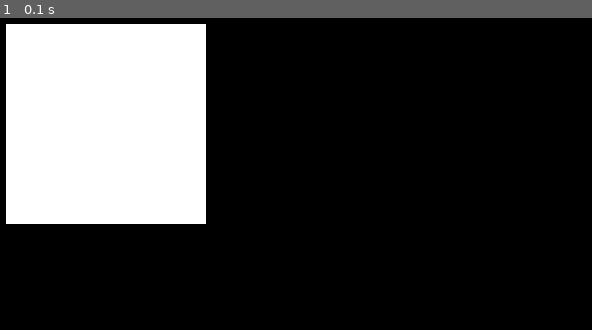
Above: before the commit, frame 1.
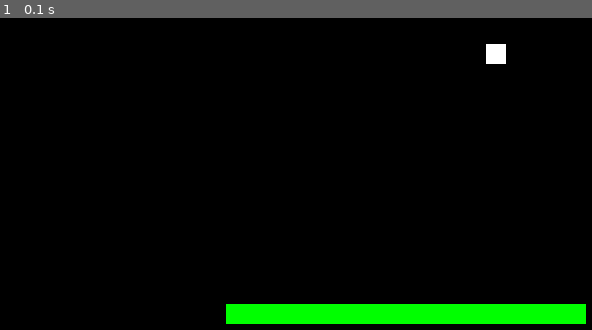
Above: after the commit, the same moment.

Repository: megat69/PygameEngine
Game: pygame game, started from src/PygameEngine/__init__.py
Two runs of this game, one before a commit and one after it. Both use one fixed random seed, a clock stepped at 60 frames per second and the inputs below.
Inputs:
- Up to frame 1 (0.1 s): no input

The runs differ from the first frame. In frame 1, 26% of the frame differs, in the area x 1-99%, y 1-99%.

Commit message:
Added tiles and tiles rendering (color only)

Diff:
--- a/src/PygameEngine/__init__.py
+++ b/src/PygameEngine/__init__.py
@@ -2,15 +2,19 @@
 from pygame.locals import *
 import sys
 
+from tiles import Tile
+
 
 class PygameEngine:
-	def __init__(self, dimensions:tuple=(500, 500), caption:str="", display_fps:bool=True):
+	def __init__(self, dimensions:tuple=(500, 500), caption:str="", display_fps:bool=True, tile_map:dict=None, tile_size:int=20):
 		# ------------- pygame/window ------------- #
 		self.clock = pygame.time.Clock()
 		self._caption = caption
 		pygame.display.set_caption(self._caption)
 		self.screen = pygame.display.set_mode(dimensions, 0, 32)
 		self.display_fps = display_fps
+		self.tile_map = tile_map if tile_map is not None else {}
+		self.tile_size = tile_size
 
 		# Init vars
 		self.clicking = False
@@ -36,6 +40,9 @@
 					if event.button == 1:
 						self.clicking = False
 
+			# ------------- Tiles rendering ---------------------------------------------------------------------------------- #
+			self.render_tiles()
+
 			# ------------- Client update ------------- #
 			update(self)
 
@@ -43,17 +50,47 @@
 			if self.display_fps is True:
 				pygame.display.set_caption(f"{self._caption}{' - ' if self._caption != '' else ''}FPS : {round(self.clock.get_fps(), 1)}")
 			pygame.display.update()
-			self.dt = self.clock.tick(60)
+			self.dt = self.clock.tick(60) / 1000
+
+	def render_tiles(self):
+		"""
+		Renders all the tile on the screen.
+		"""
+		# Fetches all tiles in the tilemap
+		for tile_pos, tile in self.tile_map.items():
+			# Skips the tile if it is not enabled.
+			if tile.enabled is False: continue
+
+			# Gets the tile position from the tilemap key
+			tile_pos = tile_pos.split(";")
+			x, y = int(tile_pos[0]), int(tile_pos[1])
+
+			# Draws the tile onto the screen
+			pygame.draw.rect(
+				self.screen,
+				tile.color,
+				pygame.Rect(x * self.tile_size, y * self.tile_size,self.tile_size, self.tile_size)
+			)
 
 
 if __name__ == '__main__':
-	app = PygameEngine((720, 480), "Hello World !")
+	app = PygameEngine((720, 480), "Hello World !", tile_size=20)
+
+	WHITE = (255, 255, 255)
+	RED = (255, 0, 0)
+	GREEN = (0, 255, 0)
+	BLUE = (0, 0, 255)
+
+	tilemap = {
+		"25;2": Tile(WHITE)
+	}
+	for i in range(12, 30):
+		tilemap[str(i)+";14"] = Tile(GREEN, False)
+		tilemap[str(i)+";15"] = Tile(GREEN)
+
+	app.tile_map = tilemap
 
 	def update(self):
-		if self.clicking:
-			pos = (100, 100)
-		else:
-			pos = (20, 20)
-		pygame.draw.rect(self.screen, (255, 255, 255), (*pos, 200, 200))
+		pass
 
 	app.run(update)
--- /dev/null
+++ b/src/PygameEngine/tiles.py
@@ -0,0 +1,12 @@
+"""
+Tile class, allows to render tiles on the screen.
+"""
+class Tile:
+	def __init__(self, color:tuple, enabled:bool=True):
+		"""
+		A tile on the tilemap.
+		:param color: Color of the tile, in (r, g, b) format.
+		:param enabled: Whether the tile should be displayed. True by default.
+		"""
+		self.color = color
+		self.enabled = enabled
